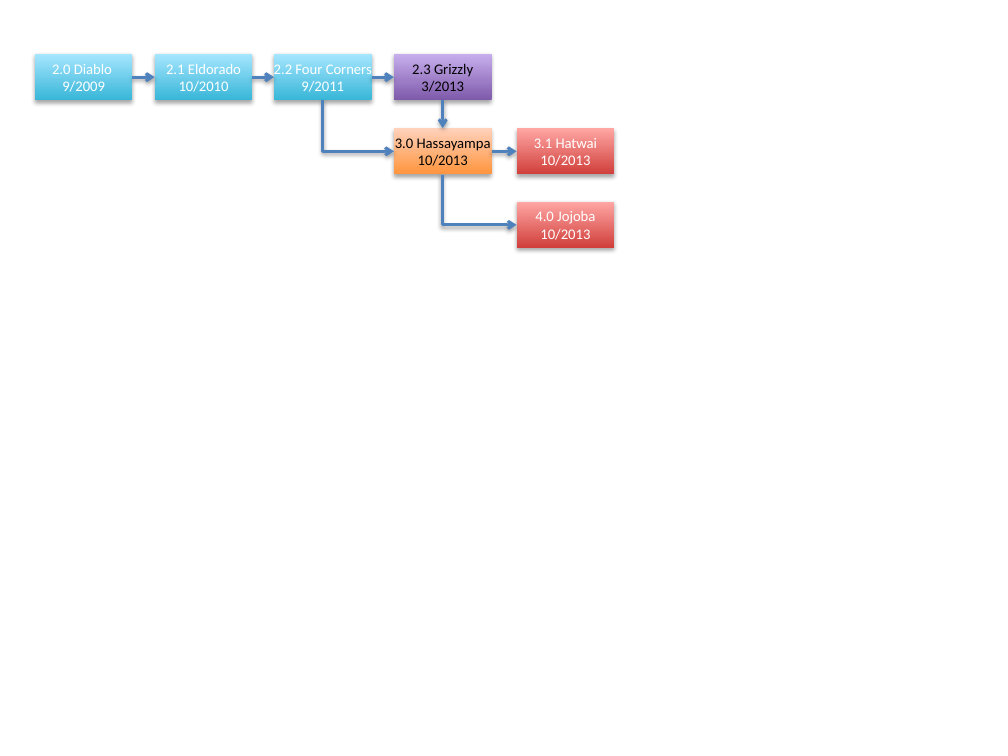
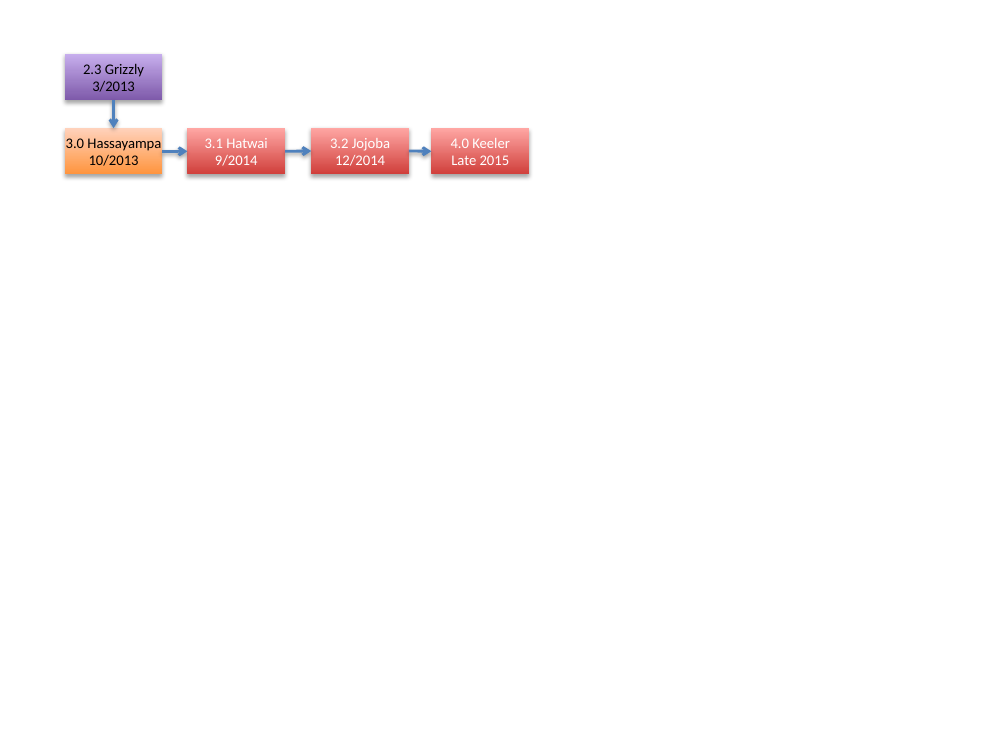
Before and after one commit to gridlab-d/design, a slide deck: slide 1 of GridLAB-D_Family_Tree.pptx. Drawn at 1008x756 pixels with LibreOffice and Linux fonts; fonts in the diff are those of the drawing. Boxes give left, top, right and bottom in pixels: in the first picture for what was removed or moved away, otherwise in the second. Text is boxed around its words. In the diff, an @@ line names an element or a change of style, - is before the commit and + after.

Commit message:
(design) Update revision tree graphic for wiki to include V3.2.

```diff
--- a/GridLAB-D_Family_Tree.pptx
+++ b/GridLAB-D_Family_Tree.pptx
@@ rectangle removed at (35,54,133,101) @@
-2.0 Diablo
-9/2009
@@ rectangle removed at (155,54,253,101) @@
-2.1 Eldorado
-10/2010
@@ rectangle removed at (274,54,372,101) @@
-2.2 Four Corners
-9/2011
@@ arrow removed from (132, 78) to (155, 78) @@
@@ elbow arrow removed from (323, 101) to (394, 151) @@
@@ 3 rectangles, 2 arrows: place and size @@
-3 rectangles, 2 arrows at (394,54,614,174)
+3 rectangles, 2 arrows at (65,54,285,174)
@@ rectangle "3.2 Jojoba": place and size @@
-rectangle "3.2 Jojoba" at (516,202,614,248)
+rectangle "3.2 Jojoba" at (311,128,409,174)
@@ text in rectangle at (330,138,390,166): text changed @@
-4.0 Jojoba
-10/2013
+3.2 Jojoba
+12/2014
@@ rectangle added at (431,128,529,174), fill gradient #D1403C to #FFA6A5, 10.5 pt, text #FFFFFF @@
+4.0 Keeler
+Late 2015
@@ text in rectangle at (215,155,258,166): text changed @@
-10/2013
+9/2014
@@ arrow moved from (252, 78) - (274, 78) to (285, 151) - (311, 151) @@
@@ arrow moved from (372, 78) - (394, 78) to (409, 151) - (431, 151) @@
@@ elbow arrow removed from (443, 174) to (516, 225) @@
```
